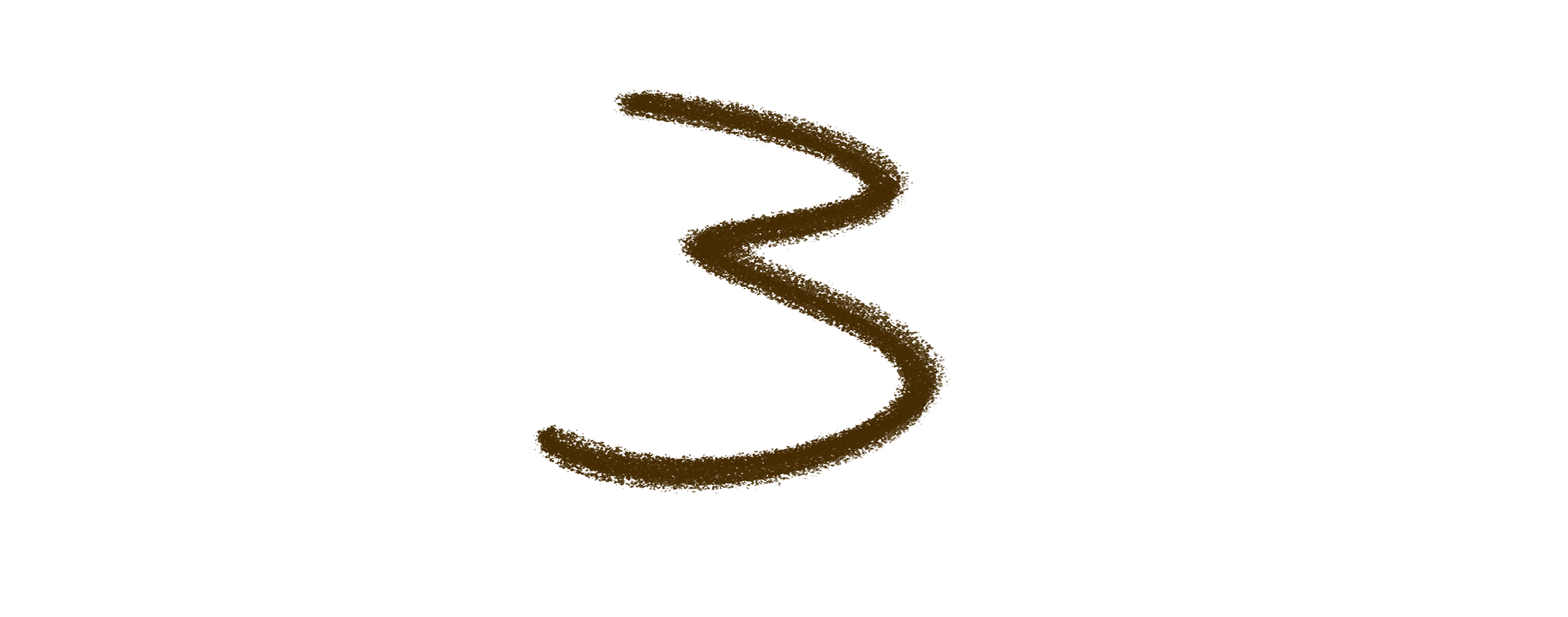
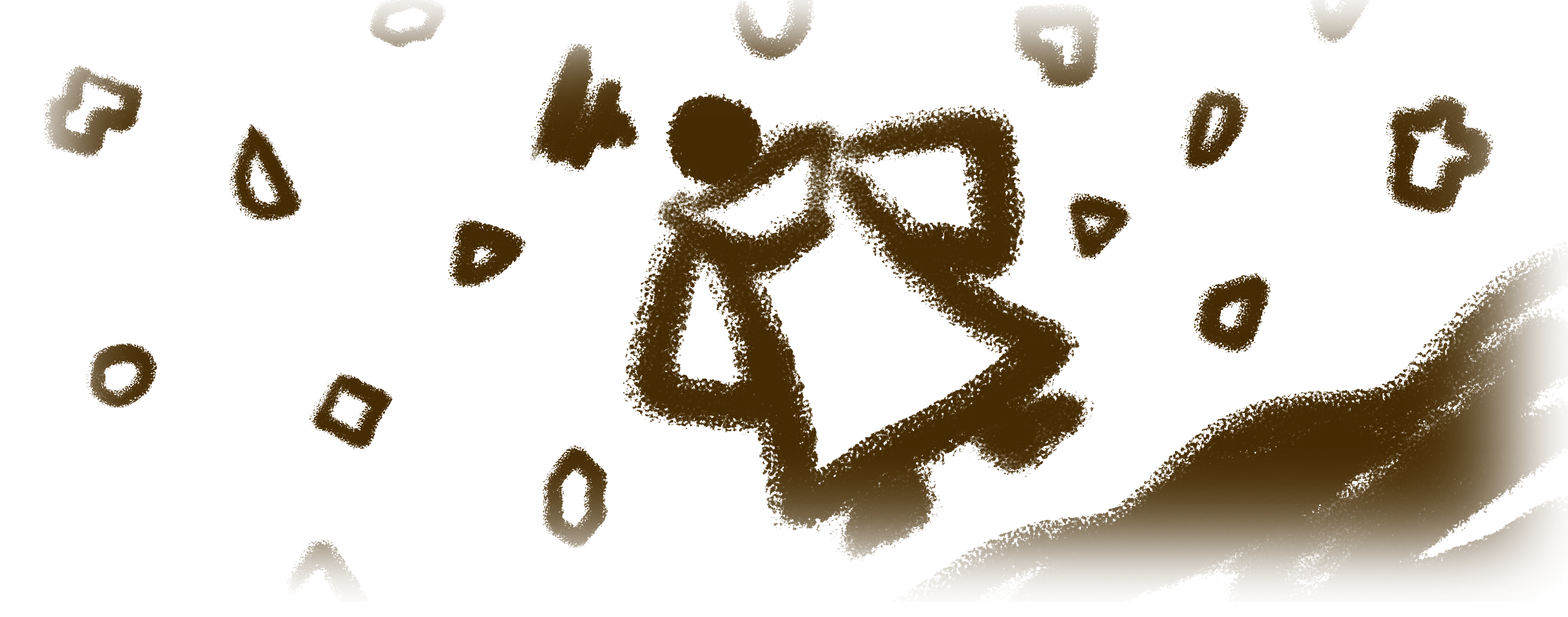
Layered file, before and after one edit (1568 × 617). Changes by layer:
removed layer "Layer 4" over (530, 87, 952, 495)
added group "Group 1" with 1 layers over (42, 0, 1568, 602)
added layer "3" in group "Group 1" over (42, 0, 1568, 602)
